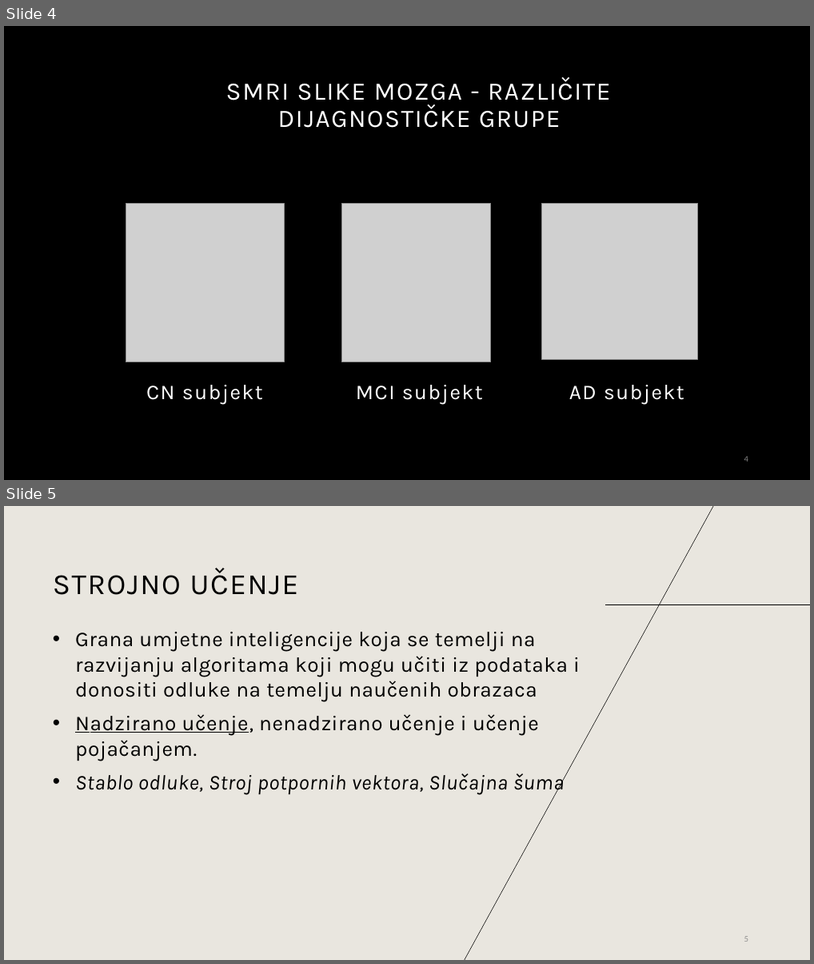
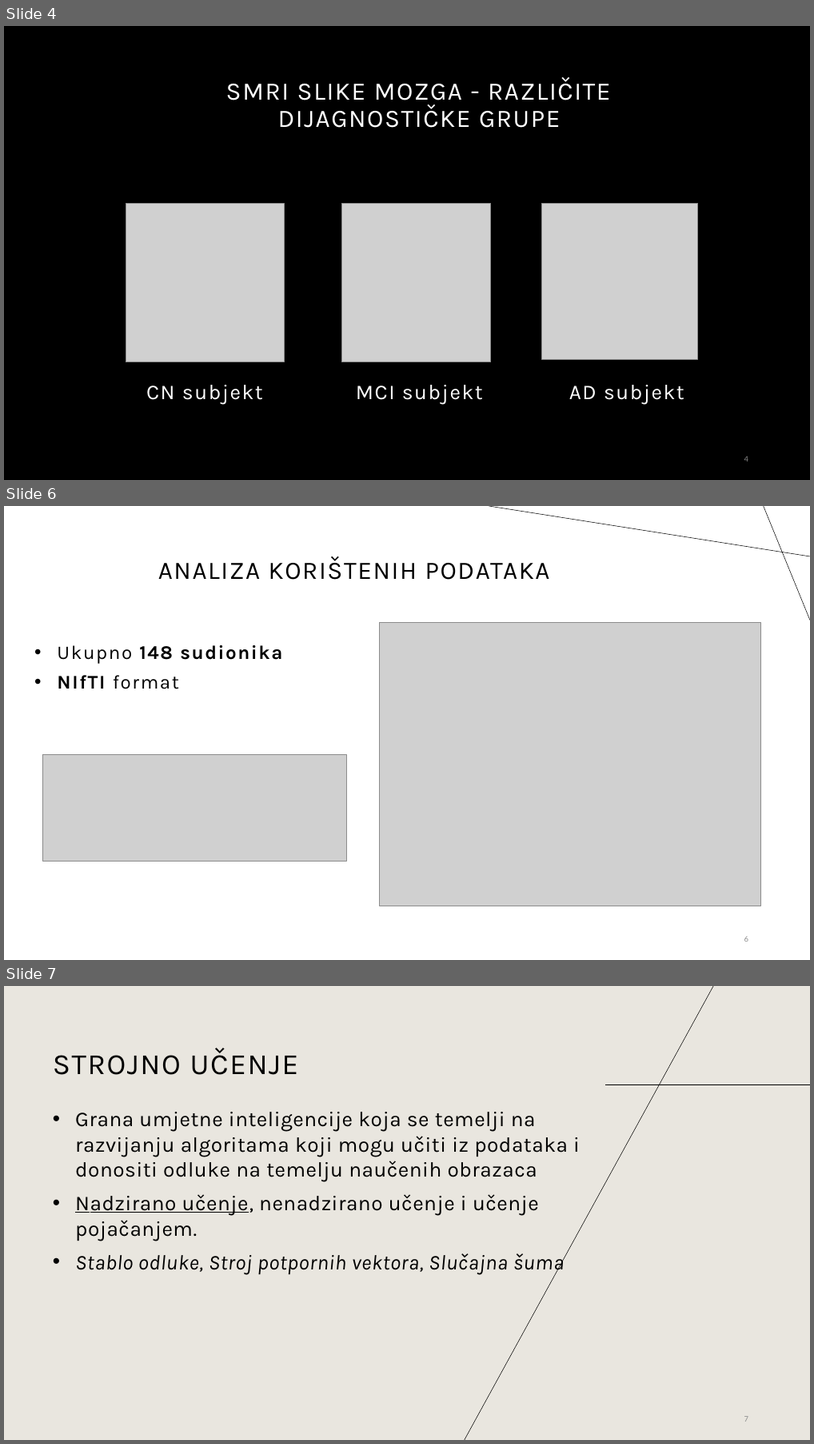
Before and after one commit to bpetra1/ML-Alzheimer-BrainMRI-Classification, a slide deck: prezentacija/ML_Alzheimer.pptx. Shown one above the other, each under a label of ours: slides 4 and 5 before the commit, slides 4, 6 and 7 after it; the slides between them are not shown. The pictures are 814x964 and 814x1444 pixels, drawn with LibreOffice and Linux fonts; fonts in the diff are those of the drawing; grey boxes stand for pictures; background and template pictures are left out. Boxes give left, top, right and bottom in pixels: in the first picture for what was removed or moved away, otherwise in the second. Text is boxed around its words. In the diff, an @@ line names an element or a change of style, - is before the commit and + after.

```diff
--- a/prezentacija/ML_Alzheimer.pptx
+++ b/prezentacija/ML_Alzheimer.pptx
@@ slide 6 added at (4, 506, 810, 960), background #FFFFFF @@
@@ line added from (810, 556) to (489, 506), #000000 0.5 pt @@
@@ line added from (764, 506) to (810, 620), #000000 0.5 pt @@
@@ text added at (158, 556, 550, 580), 30 pt, text #000000 @@
+ANALIZA KORIŠTENIH PODATAKA
@@ picture added at (380, 622, 761, 906) @@
@@ text added at (57, 645, 282, 689), 23 pt, text #000000, bold @@
+• Ukupno 148 sudionika
+• NIfTI format
@@ picture added at (42, 755, 346, 860) @@
@@ page number added at (745, 936, 749, 941), 9 pt, text #8C8C8C @@
+6
@@ what was slide 5 is now slide 7 @@
@@ page number at (745, 1416, 749, 1421): text changed @@
-5
+7
```
Also in this commit, not shown: 1 slide changed, 8 other slides added, 1 slide removed, 1 other file.
